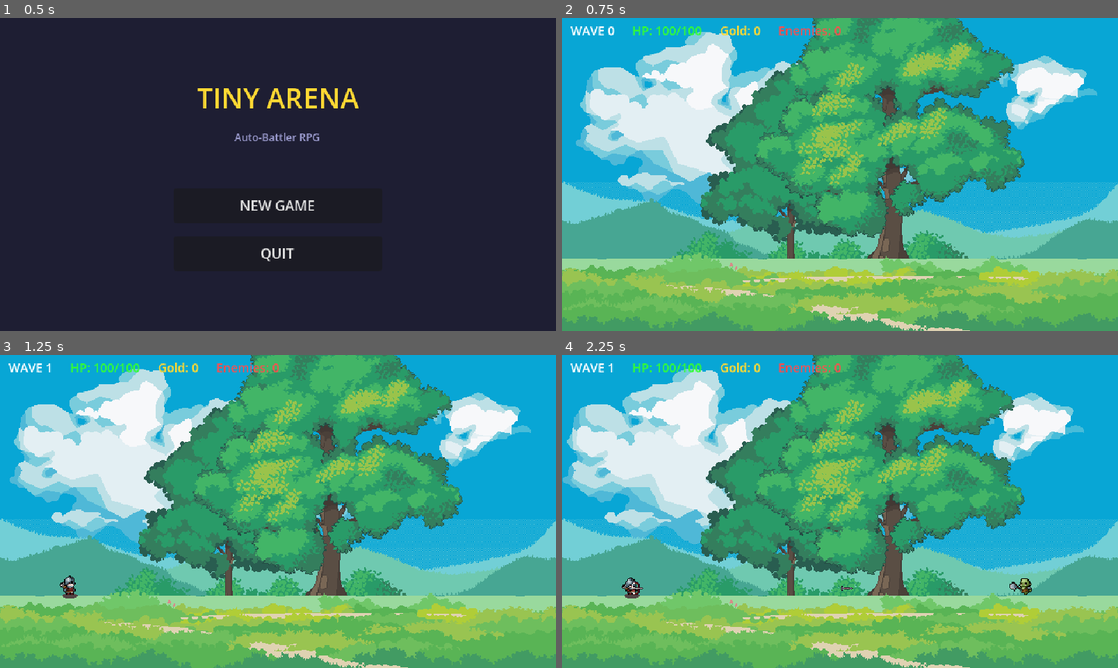
Above: before the commit, frames 1-4 (two rows, left to right).
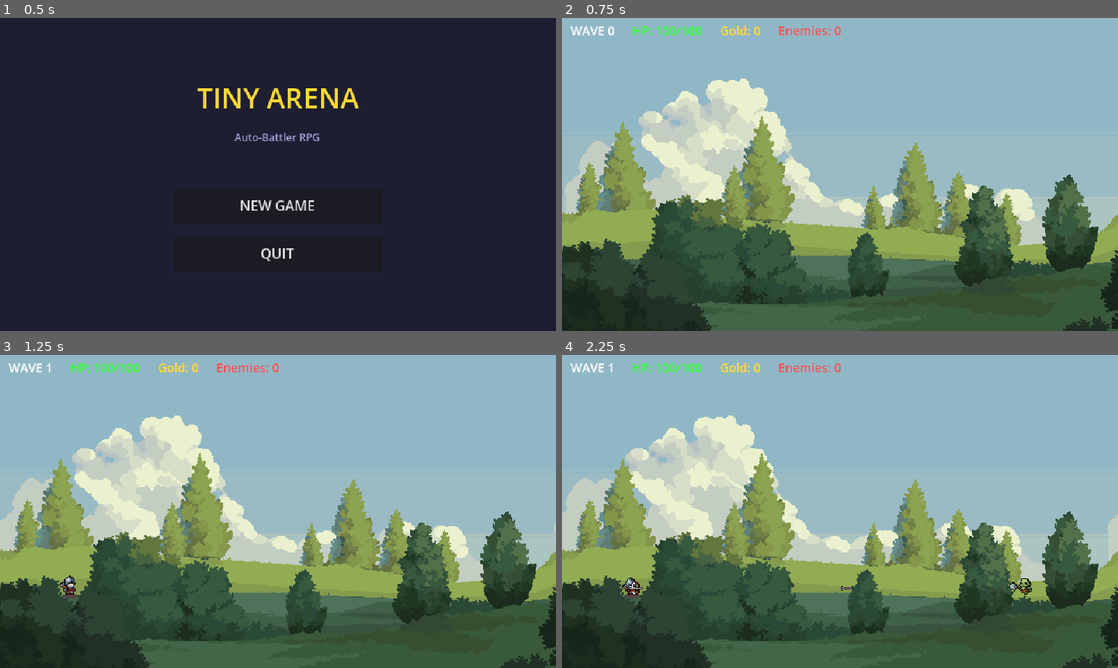
Above: after the commit, the same moments.

Repository: Amerta1090/Tiny-Arena
Game: Godot game, scene res://scenes/main_menu.tscn
The game is run twice, just before and just after one commit, with the same random seed, the same clock (stepped at 60 frames per second) and the same inputs.
Inputs:
- Up to frame 1 (0.5 s): no input
- Up to frame 2 (0.75 s): click "NEW GAME" at 0.5 s
- Up to frame 3 (1.25 s): no input
- Up to frame 4 (2.25 s): no input

Frame 1 is identical in both runs. In frame 2, 98% of the frame differs, in the area x 0-100%, y 0-100%; in frame 3, 98%; in frame 4, 98%.

Commit message:
feat: randomize parallax background per session (nature_2-5)

Diff:
--- a/scenes/battle_scene_script.gd
+++ b/scenes/battle_scene_script.gd
@@ -9,6 +9,13 @@
 
 var all_upgrades: Array[UpgradeData] = []
 var shop_visible: bool = false
+
+const BG_FOLDERS: Array[String] = [
+	"res://assets/background/nature_2/",
+	"res://assets/background/nature_3/",
+	"res://assets/background/nature_4/",
+	"res://assets/background/nature_5/",
+]
 
 func _ready() -> void:
 	AudioManager.play_music(AudioManager.music_battle)
@@ -18,6 +25,13 @@
 	battle_manager.battle_lost.connect(_on_battle_lost)
 	start_timer.timeout.connect(_on_start_timer)
 	_load_upgrades()
+	_randomize_background()
+
+func _randomize_background() -> void:
+	var bg_layer: CanvasLayer = $BackgroundLayer
+	if bg_layer and bg_layer.has_method("set_background"):
+		var chosen: String = BG_FOLDERS.pick_random()
+		bg_layer.set_background(chosen)
 
 func _on_start_timer() -> void:
 	battle_manager.start_battle()
--- a/scripts/parallax_background.gd
+++ b/scripts/parallax_background.gd
@@ -1,17 +1,6 @@
 extends CanvasLayer
 
 @export var background_folder: String = "res://assets/background/nature_1/"
-
-var layer_defs: Array[Dictionary] = [
-	{"file": "sky.png", "z_index": 0},
-	{"file": "clouds.png", "z_index": 1, "is_clouds": true},
-	{"file": "mountains_far.png", "z_index": 2},
-	{"file": "mountains_near.png", "z_index": 3},
-	{"file": "trees_back.png", "z_index": 4},
-	{"file": "trees_front.png", "z_index": 5},
-	{"file": "ground.png", "z_index": 6},
-	{"file": "grass.png", "z_index": 7},
-]
 
 var cloud_a: Sprite2D
 var cloud_b: Sprite2D
@@ -26,8 +15,17 @@
 	)
 	_build_layers()
 
+func set_background(folder: String) -> void:
+	background_folder = folder
+	for child in get_children():
+		child.queue_free()
+	cloud_a = null
+	cloud_b = null
+	_build_layers()
+
 func _build_layers() -> void:
-	for ld in layer_defs:
+	var layers: Array[Dictionary] = _detect_layers()
+	for ld in layers:
 		var tex: Texture2D = load(background_folder + ld["file"])
 		if not tex:
 			push_warning("ParallaxBG: failed to load " + ld["file"])
@@ -43,6 +41,51 @@
 			var ts: Vector2 = tex.get_size()
 			sprite.scale = Vector2(viewport_size.x / ts.x, viewport_size.y / ts.y)
 			add_child(sprite)
+
+func _detect_layers() -> Array[Dictionary]:
+	var result: Array[Dictionary] = []
+	var dir: DirAccess = DirAccess.open(background_folder)
+	if not dir:
+		push_warning("ParallaxBG: cannot open folder " + background_folder)
+		return result
+
+	dir.list_dir_begin()
+	var file_name: String = dir.get_next()
+	while file_name != "":
+		if file_name.ends_with(".png") and not file_name.begins_with("orig"):
+			var lower: String = file_name.to_lower()
+			if "kosongan" in lower:
+				file_name = dir.get_next()
+				continue
+
+			var z_idx: int = _extract_layer_number(file_name)
+			if z_idx < 0:
+				file_name = dir.get_next()
+				continue
+
+			var is_clouds: bool = "clouds" in lower or "awan" in lower
+			result.append({"file": file_name, "z_index": z_idx, "is_clouds": is_clouds})
+		file_name = dir.get_next()
+	dir.list_dir_end()
+
+	result.sort_custom(func(a, b): return a["z_index"] < b["z_index"])
+	return result
+
+func _extract_layer_number(filename: String) -> int:
+	var lower: String = filename.to_lower()
+	var idx: int = lower.find("layer ")
+	if idx < 0:
+		return -1
+	var after_layer: String = lower.substr(idx + 6)
+	var num_str: String = ""
+	for c in after_layer:
+		if c >= "0" and c <= "9":
+			num_str += c
+		else:
+			break
+	if num_str.is_empty():
+		return -1
+	return num_str.to_int()
 
 func _create_cloud_pair(tex: Texture2D, z_idx: int) -> void:
 	var ts: Vector2 = tex.get_size()
Binary file added: assets/background/nature_2/layer 1 sky background paling belakang.png
Binary file added: assets/background/nature_2/layer 2 awan.png
Binary file added: assets/background/nature_2/layer 3 tanah jauh.png
Binary file added: assets/background/nature_2/layer 4 tanah dekat.png
Binary file added: assets/background/nature_2/orig.png
Binary file added: assets/background/nature_2/origbig.png
Binary file added: assets/background/nature_3/layer 1 sky.png
Binary file added: assets/background/nature_3/layer 2 gunung.png
Binary file added: assets/background/nature_3/layer 3 kosongan.png
Binary file added: assets/background/nature_3/layer 4 tanah.png
Binary file added: assets/background/nature_3/orig.png
Binary file added: assets/background/nature_3/origbig.png
(and 13 more such lines)
